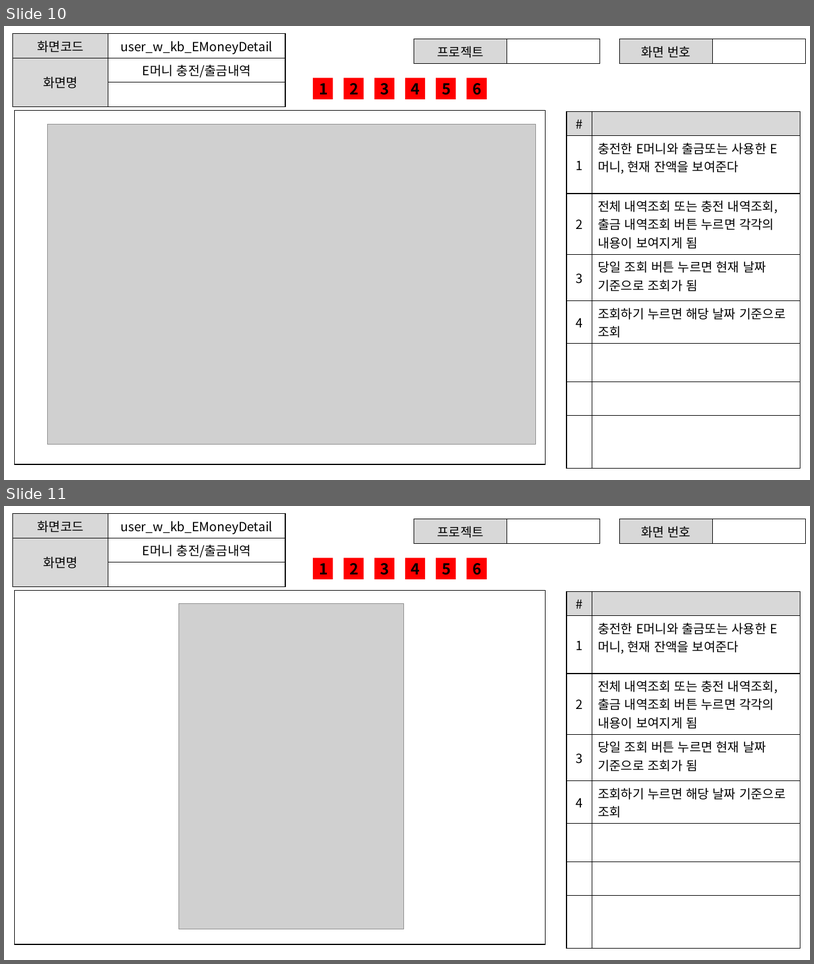
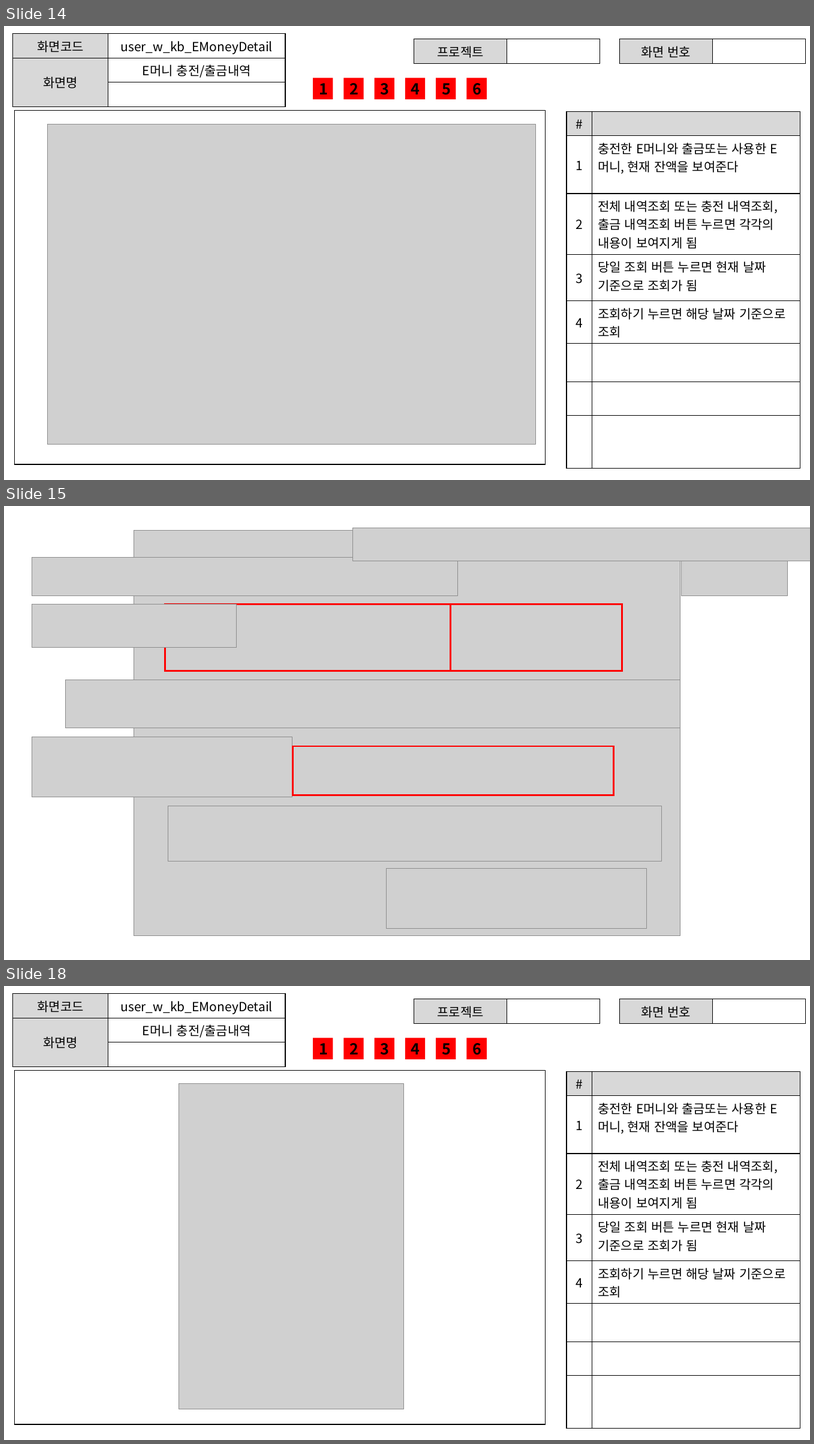
Before and after one commit to ezenteam2/RentalEquip, a slide deck: 0 발표용 파워포인트/project04 - 파워포인트 종합 - 기범.pptx. Shown one above the other, each under a label of ours: slides 10 and 11 before the commit, slides 14, 15 and 18 after it; the slides between them are not shown. The pictures are 814x964 and 814x1444 pixels, drawn with LibreOffice and Linux fonts; fonts in the diff are those of the drawing; grey boxes stand for pictures. Boxes give left, top, right and bottom in pixels: in the first picture for what was removed or moved away, otherwise in the second. Text is boxed around its words. In the diff, an @@ line names an element or a change of style, - is before the commit and + after.

```diff
--- a/0 발표용 파워포인트/project04 - 파워포인트 종합 - 기범.pptx
+++ b/0 발표용 파워포인트/project04 - 파워포인트 종합 - 기범.pptx
@@ slide 15 added at <box>4,506,810,960</box>, background #FFFFFF @@
@@ picture added at <box>134,530,681,936</box> @@
@@ picture added at <box>353,528,810,561</box> @@
@@ picture added at <box>32,557,458,595</box> @@
@@ picture added at <box>682,561,788,595</box> @@
@@ picture added at <box>32,604,237,648</box> @@
@@ rectangle added at <box>165,604,450,670</box>, outline #FF0000 2 pt @@
@@ rectangle added at <box>450,604,622,670</box>, outline #FF0000 2 pt @@
@@ picture added at <box>66,679,681,727</box> @@
@@ picture added at <box>32,736,292,796</box> @@
@@ rectangle added at <box>293,746,614,795</box>, outline #FF0000 2 pt @@
@@ picture added at <box>168,805,662,861</box> @@
@@ picture added at <box>387,868,647,928</box> @@
@@ what was slide 10 is now slide 14 @@
@@ what was slide 11 is now slide 18 @@
```
Also in this commit, not shown: 6 other slides added, 1 other file.
